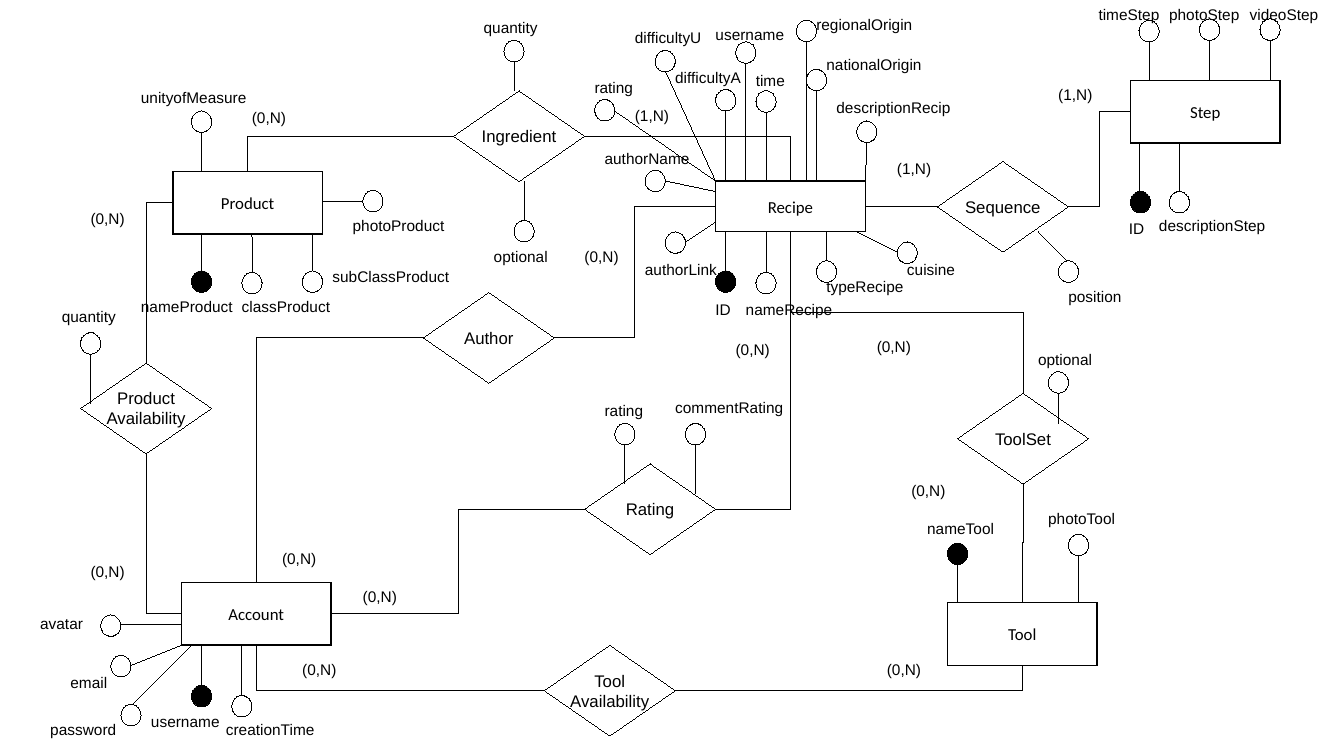
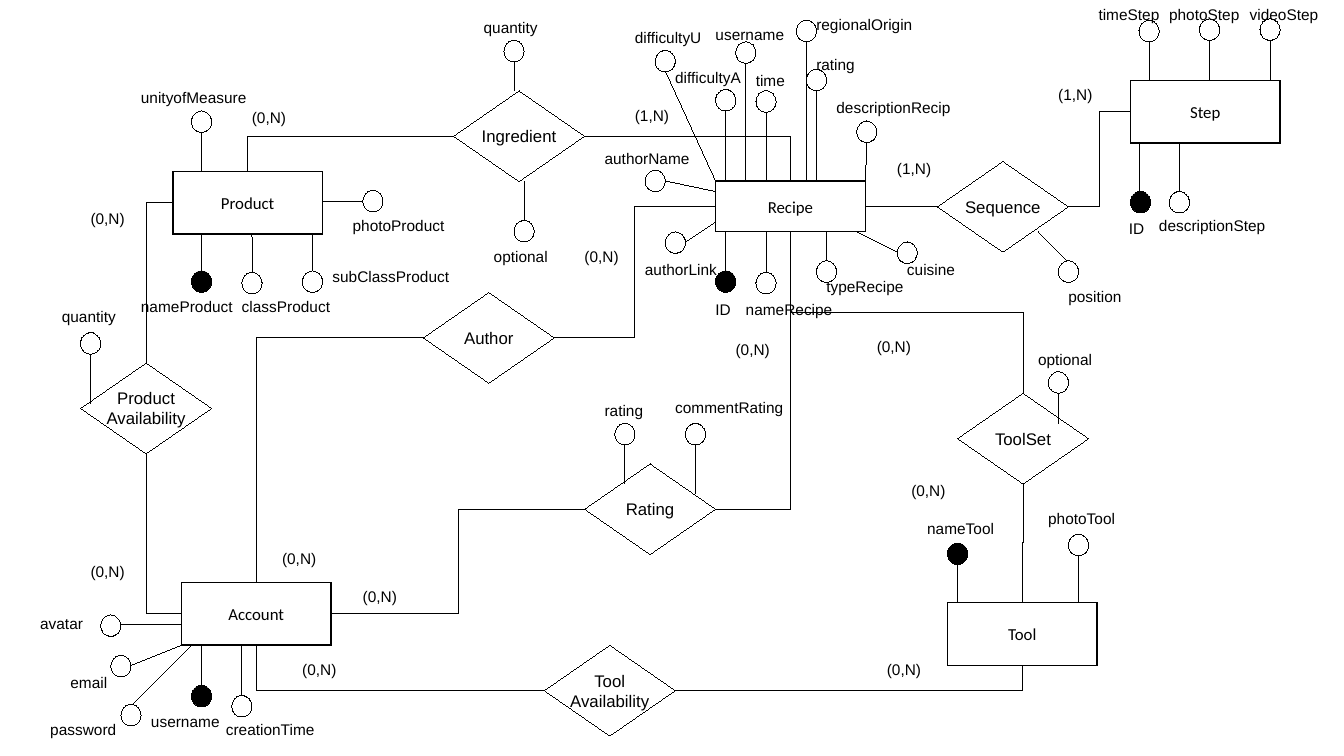
Before and after one commit to BD-Project/CustomCooking, a slide deck: slide 1 of 2-Conceptual Design/er-model-picture4(final)-.odp. Drawn at 1344x756 pixels with LibreOffice and Linux fonts; fonts in the diff are those of the drawing. Boxes give left, top, right and bottom in pixels: in the first picture for what was removed or moved away, otherwise in the second. Text is boxed around its words. In the diff, an @@ line names an element or a change of style, - is before the commit and + after.

```diff
--- a/2-Conceptual Design/er-model-picture4(final)-.odp
+++ b/2-Conceptual Design/er-model-picture4(final)-.odp
@@ text "rating": place and size @@
-text "rating" at <box>595,82,634,96</box>
+text "rating" at <box>816,59,855,74</box>
@@ text removed at <box>826,59,921,73</box> @@
-nationalOrigin
@@ ellipse removed at <box>595,100,615,121</box> @@
@@ line removed from (716, 180) to (615, 111) @@
```
Also in this commit, not shown: 1 other file.
